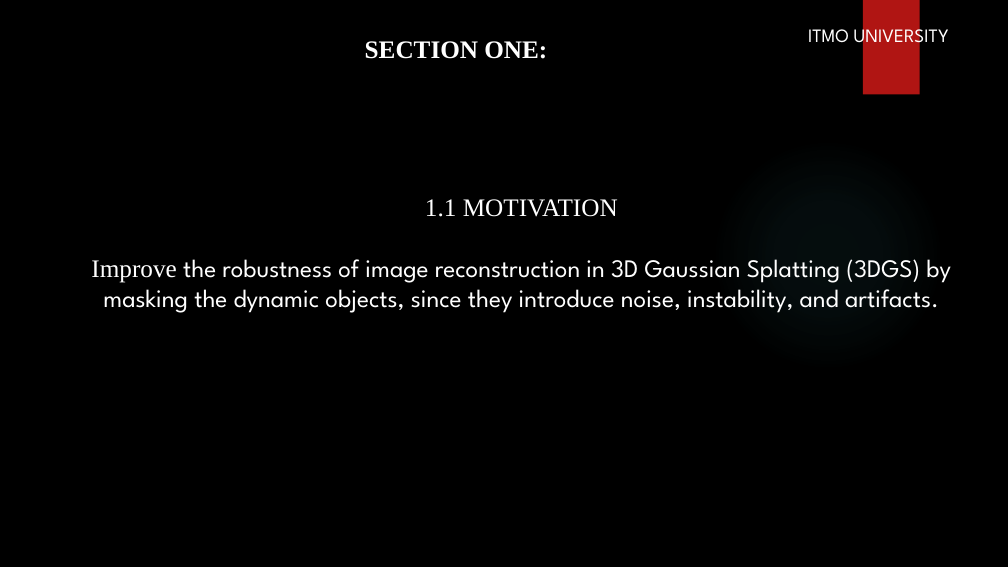
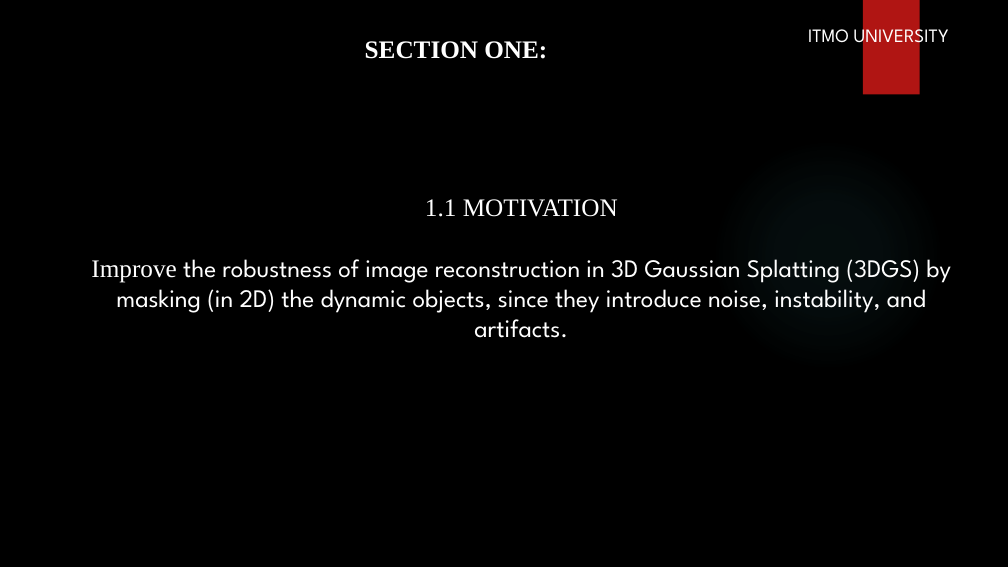
Before and after one commit to PrinssAlex/3dgs-dynamic-masking-47, a slide deck: slide 3 of 3D Gaussian Splatting via Masking Dynamic Objects.pptx. Drawn at 1008x567 pixels with LibreOffice and Linux fonts; fonts in the diff are those of the drawing; background and template pictures are left out. Boxes give left, top, right and bottom in pixels: in the first picture for what was removed or moved away, otherwise in the second. Text is boxed around its words. In the diff, an @@ line names an element or a change of style, - is before the commit and + after.

```diff
--- a/3D Gaussian Splatting via Masking Dynamic Objects.pptx
+++ b/3D Gaussian Splatting via Masking Dynamic Objects.pptx
@@ text at [91, 259, 951, 338]: text changed @@
-Improve the robustness of image reconstruction in 3D Gaussian Splatting (3DGS) by masking the dynamic objects, since they introduce noise, instability, and artifacts.
+Improve the robustness of image reconstruction in 3D Gaussian Splatting (3DGS) by masking (in 2D) the dynamic objects, since they introduce noise, instability, and artifacts.
```
Also in this commit, not shown: 4 other slides changed.
